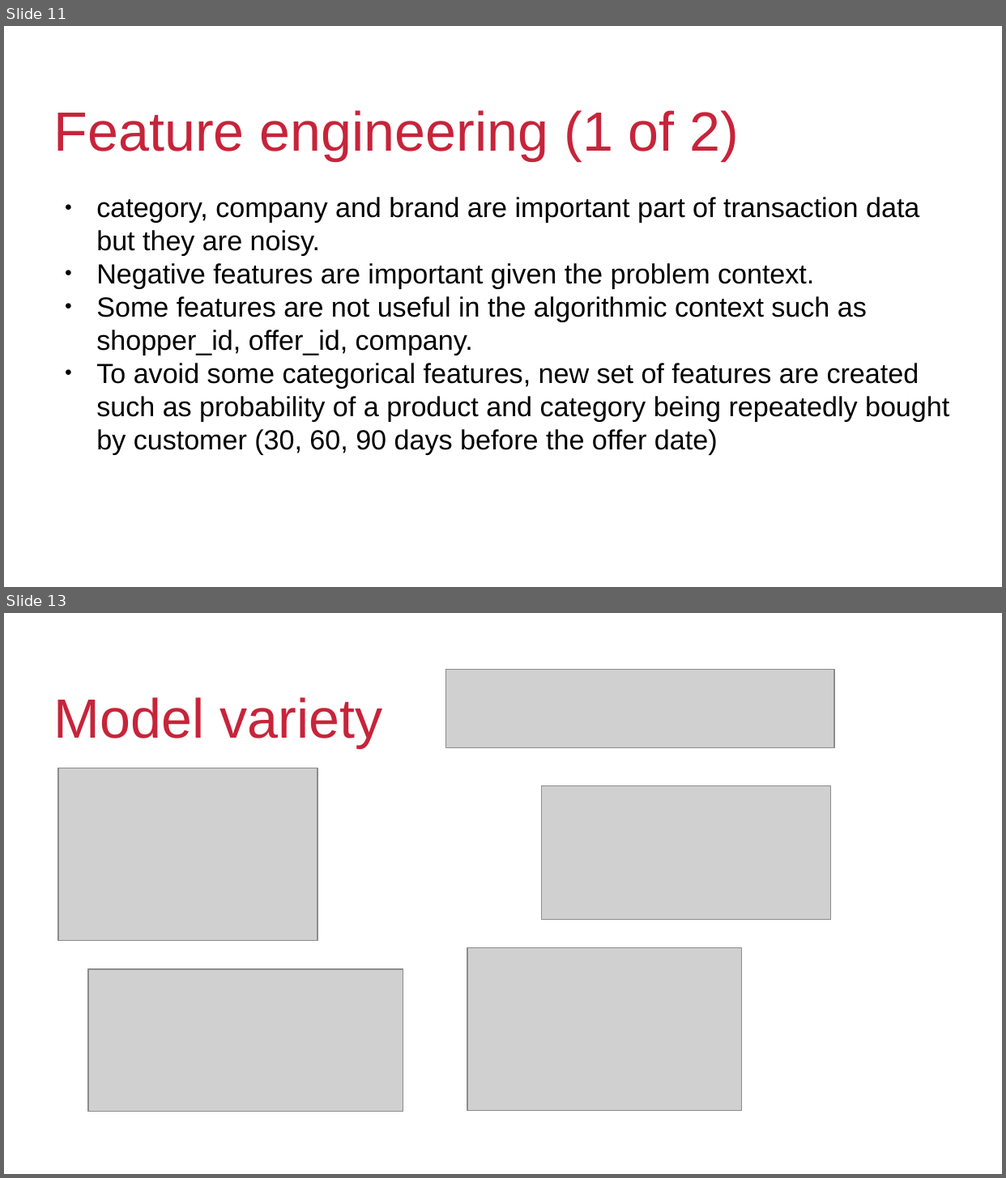
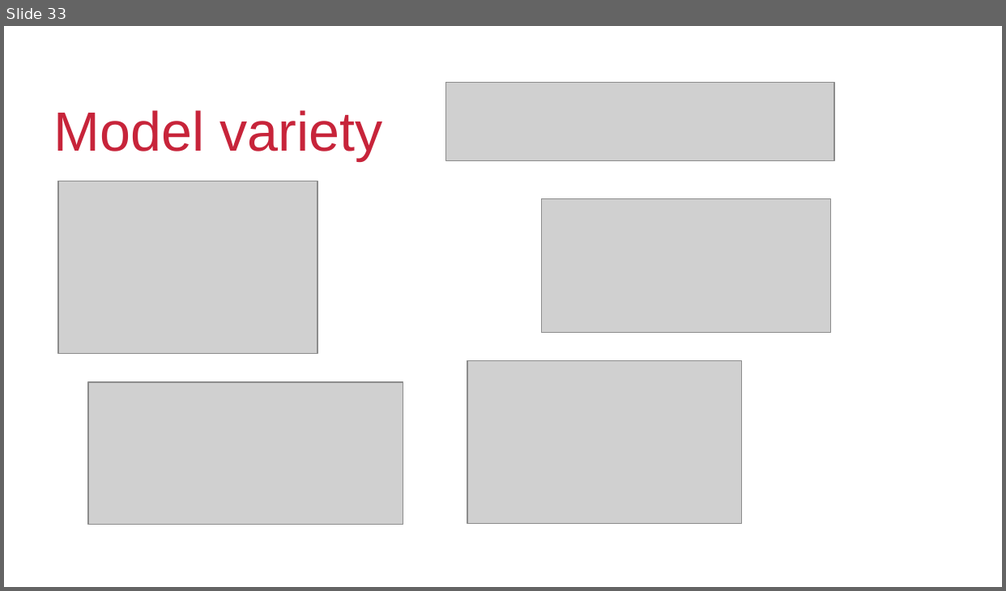
Before and after one commit to kalyanb29/Corporation-Favorita, a slide deck: Analytics.pptx. Shown one above the other, each under a label of ours: slides 11 and 13 before the commit, slide 33 after it; the slides between them are not shown. The pictures are 1006x1178 and 1006x591 pixels, drawn with LibreOffice and Linux fonts; fonts in the diff are those of the drawing; grey boxes stand for pictures; background and template pictures are left out. Boxes give left, top, right and bottom in pixels: in the first picture for what was removed or moved away, otherwise in the second. Text is boxed around its words. In the diff, an @@ line names an element or a change of style, - is before the commit and + after.

```diff
--- a/Analytics.pptx
+++ b/Analytics.pptx
@@ slide 11 removed at box(4, 26, 1002, 587), background #FFFFFF; not listed: 1 template element that a slide beside it also shows @@
@@ text removed at box(54, 110, 739, 160) @@
-Feature engineering (1 of 2)
@@ text removed at box(96, 197, 949, 454) @@
-● category, company and brand are important part of transaction data but they are noisy.
-● Negative features are important given the problem context.
-● Some features are not useful in the algorithmic context such as shopper_id, offer_id, company.
-● To avoid some categorical features, new set of features are created such as probability of a product and category being repeatedly bought by customer (30, 60, 90 days before the offer date)
@@ what was slide 13 is now slide 33 @@
```
Also in this commit, not shown: 2 slides changed, 24 slides added, 3 other slides removed.
